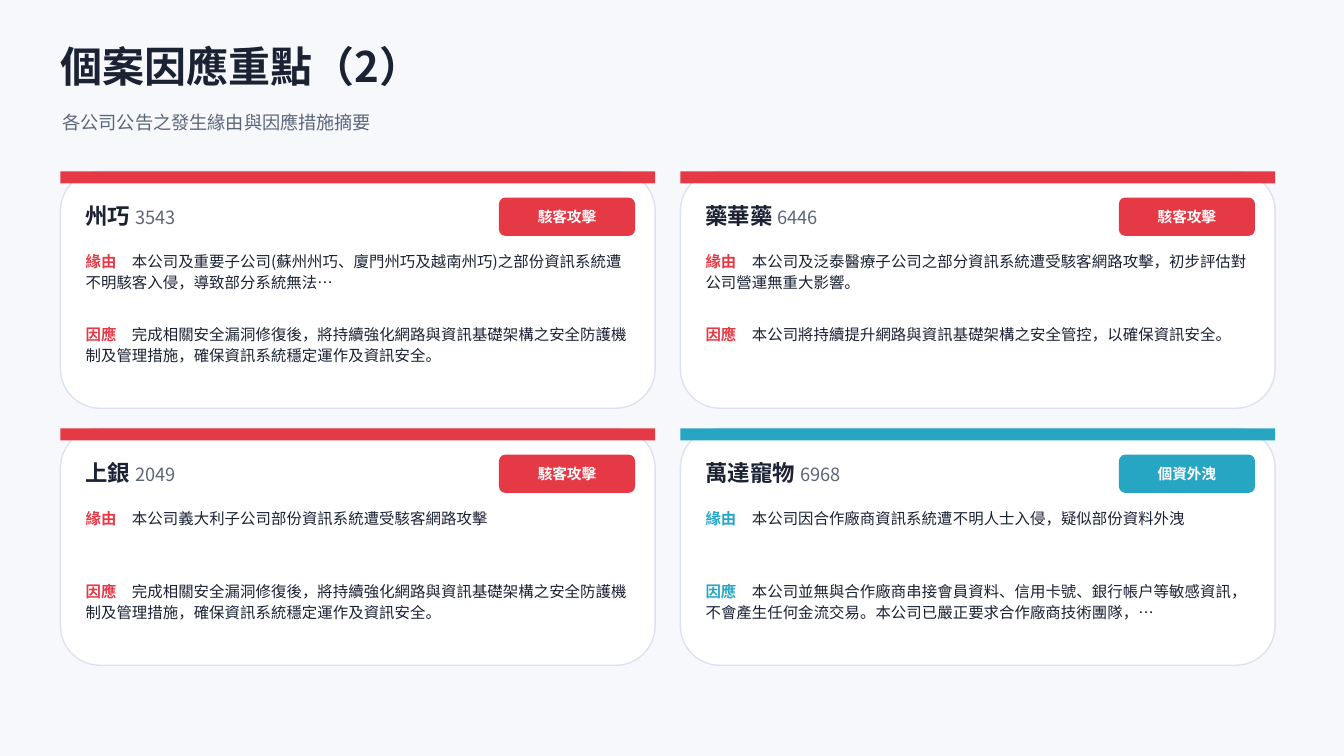
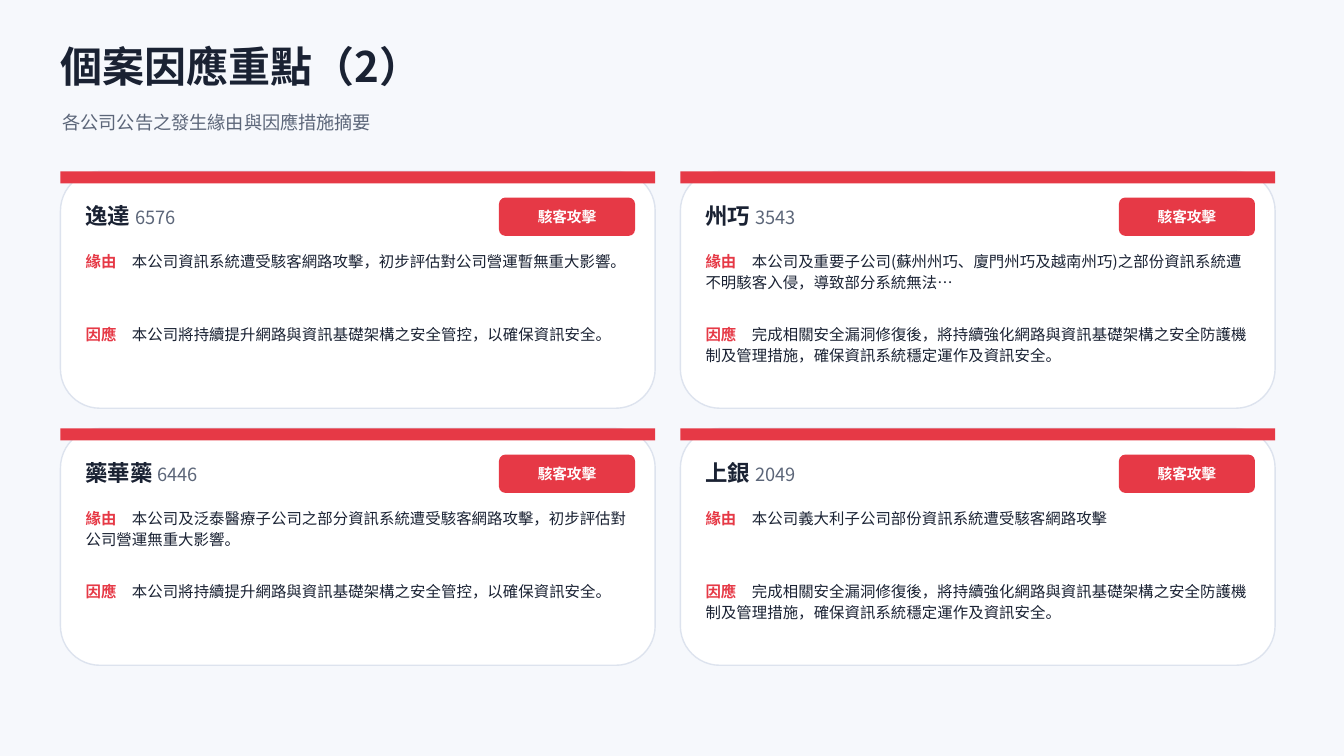
Before and after one commit to Johnnylin77/mops-isec-monitor, a slide deck: slide 7 of 資安事件因應分析.pptx. Drawn at 1344x756 pixels with LibreOffice and Linux fonts; fonts in the diff are those of the drawing. Boxes give left, top, right and bottom in pixels: in the first picture for what was removed or moved away, otherwise in the second. Text is boxed around its words. In the diff, an @@ line names an element or a change of style, - is before the commit and + after.

```diff
--- a/資安事件因應分析.pptx
+++ b/資安事件因應分析.pptx
@@ text at [86,205,175,226]: text changed @@
-州巧 3543
+逸達 6576
@@ text at [706,205,795,226]: text changed @@
-藥華藥 6446
+州巧 3543
@@ text at [86,254,626,269]: text changed @@
-緣由 本公司及重要子公司(蘇州州巧、廈門州巧及越南州巧)之部份資訊系統遭不明駭客入侵，導致部分系統無法…
+緣由 本公司資訊系統遭受駭客網路攻擊，初步評估對公司營運暫無重大影響。
@@ text at [706,254,1241,290]: text changed @@
-緣由 本公司及泛泰醫療子公司之部分資訊系統遭受駭客網路攻擊，初步評估對公司營運無重大影響。
+緣由 本公司及重要子公司(蘇州州巧、廈門州巧及越南州巧)之部份資訊系統遭不明駭客入侵，導致部分系統無法…
@@ text at [86,325,611,345]: text changed @@
-因應 完成相關安全漏洞修復後，將持續強化網路與資訊基礎架構之安全防護機制及管理措施，確保資訊系統穩定運作及資訊安全。
+因應 本公司將持續提升網路與資訊基礎架構之安全管控，以確保資訊安全。
@@ text at [706,325,1247,363]: text changed @@
-因應 本公司將持續提升網路與資訊基礎架構之安全管控，以確保資訊安全。
+因應 完成相關安全漏洞修復後，將持續強化網路與資訊基礎架構之安全防護機制及管理措施，確保資訊系統穩定運作及資訊安全。
@@ rectangle at [681,429,1275,441]: fill #27A6C4 to #E63946 @@
@@ text at [86,459,198,487]: text changed @@
-上銀 2049
+藥華藥 6446
@@ text at [706,462,795,483]: text changed; size 16 to 13 pt; text colour #1A2233 to #5C6679; bold off @@
-萬達寵物 6968
+上銀 2049
@@ rounded rectangle at [1119,455,1255,493]: fill #27A6C4 to #E63946 @@
@@ text at [1158,465,1216,484]: text changed @@
-個資外洩
+駭客攻擊
@@ text at [86,511,626,547]: text changed @@
-緣由 本公司義大利子公司部份資訊系統遭受駭客網路攻擊
+緣由 本公司及泛泰醫療子公司之部分資訊系統遭受駭客網路攻擊，初步評估對公司營運無重大影響。
@@ text at [706,511,1107,526]: text changed @@
-緣由 本公司因合作廠商資訊系統遭不明人士入侵，疑似部份資料外洩
+緣由 本公司義大利子公司部份資訊系統遭受駭客網路攻擊
@@ text at [86,582,611,602]: text changed @@
-因應 完成相關安全漏洞修復後，將持續強化網路與資訊基礎架構之安全防護機制及管理措施，確保資訊系統穩定運作及資訊安全。
+因應 本公司將持續提升網路與資訊基礎架構之安全管控，以確保資訊安全。
@@ text at [706,582,1247,620]: text changed @@
-因應 本公司並無與合作廠商串接會員資料、信用卡號、銀行帳戶等敏感資訊，不會產生任何金流交易。本公司已嚴正要求合作廠商技術團隊，…
+因應 完成相關安全漏洞修復後，將持續強化網路與資訊基礎架構之安全防護機制及管理措施，確保資訊系統穩定運作及資訊安全。
```
Also in this commit, not shown: 6 other slides changed, 2 other files.
